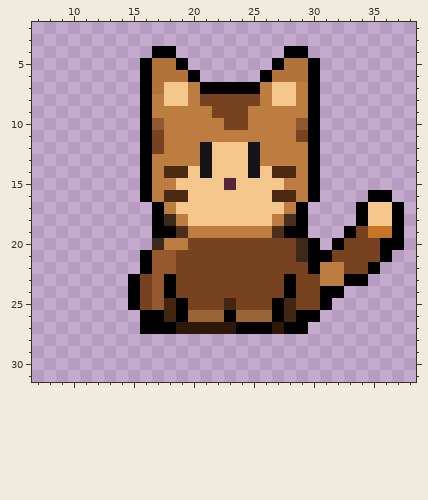
File history of a pixel-art sprite, public/attack4-back-4.png. Above is the file before it was changed.
The file is 225x160 pixels, drawn in blocks of 5x5; one block is one cell here. Shown: x 7..38, y 2..31. The old version is drawn lined up with the new one.
And afterwards:
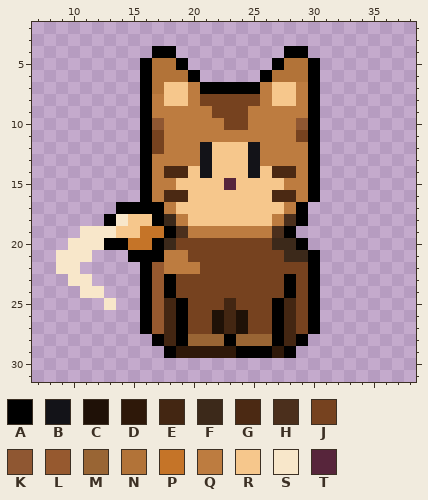
Palette (. is transparent): A #000000  B #131318  C #1f1107  D #2e1809  E #432612  F #3c291a  G #4b2913  H #4b2f1c  J #76421f  K #8f5732  L #96592f  M #996534  N #b27338  P #c57428  Q #bd7c40  R #f6c78c  S #f8e7ca  T #57253b
Commit message: Update attack animation frame rates
Changes in this commit:
whole drawing moved by +0,-2 (the old picture is shown already moved)
@@ x 7..38 @@
 15 .........AQQRRRRTRRRRQQA........
-16 .........AQGGRRRRRRRGGQA....AA..
-17 ..........AQRRRRRRRRRQA....ARRA.
-18 ..........AFQRRRRRRRQHA....ARRA.
-19 ..........AAHQQQQQQQHAA...AJPPA.
-20 ..........FQQJJJJJJJJJFA.AJJJAA.
-21 .........ALLJJJJJJJJJJFAAJJJJA..
-22 .........ALLJJJJJJJJJJJAQQJJA...
-23 ........AJLAJJJJJJJJJAJJQQAA....
-24 ........AJLAJJJJJJJJJAJJAA......
-25 ........AJLEAJJJEJJJAEJJA.......
-26 .........AAEAMMMAMMMAEAA........
-27 .........AAADDDDDAAADAA.........
-28 ................................
-29 ................................
+16 .........AQGGRRRRRRRGGQA........
+17 .......AAAAQRRRRRRRRRQA.........
+18 ......ASRRAFQRRRRRRRQHA.........
+19 ....SSSRRPPAHQQQQQQQHA..........
+20 ...SSSAAPPAFJJJJJJJJFFA.........
+21 ..SSS...AAAQQJJJJJJJJFFA........
+22 ..SS.....ALQQQJJJJJJJJJA........
+23 ...SS....ALAJJJJJJJJJAJA........
+24 ....SS...ALAJJJJJJJJJAJA........
+25 ......S..ALEAJJJEJJJAEJA........
+26 .........ALEAJJCECJJAEJA........
+27 .........ALEAJJCECJJAEJA........
+28 ..........AEAMMMAMMMAEA.........
+29 ...........ADDDDDAAADA..........
 30 ................................
Boxes around the changes in both pictures, in picture pixels (x1, y1, x2, y2):
changed: (56, 190, 404, 358)
